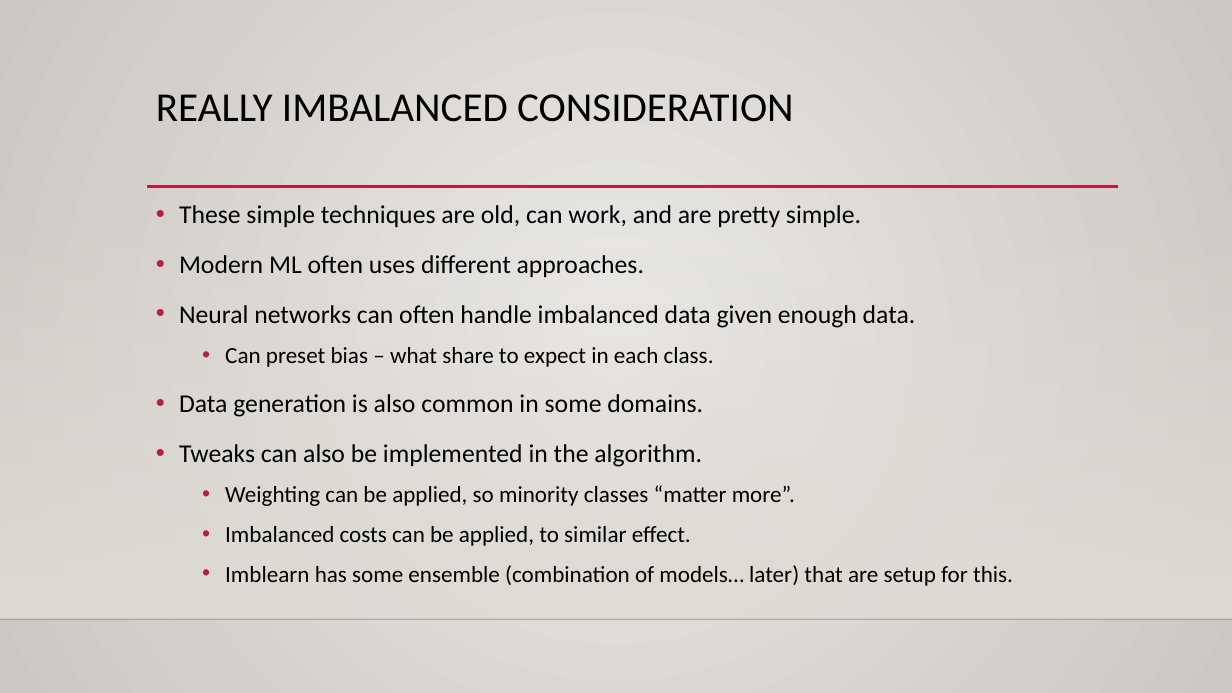
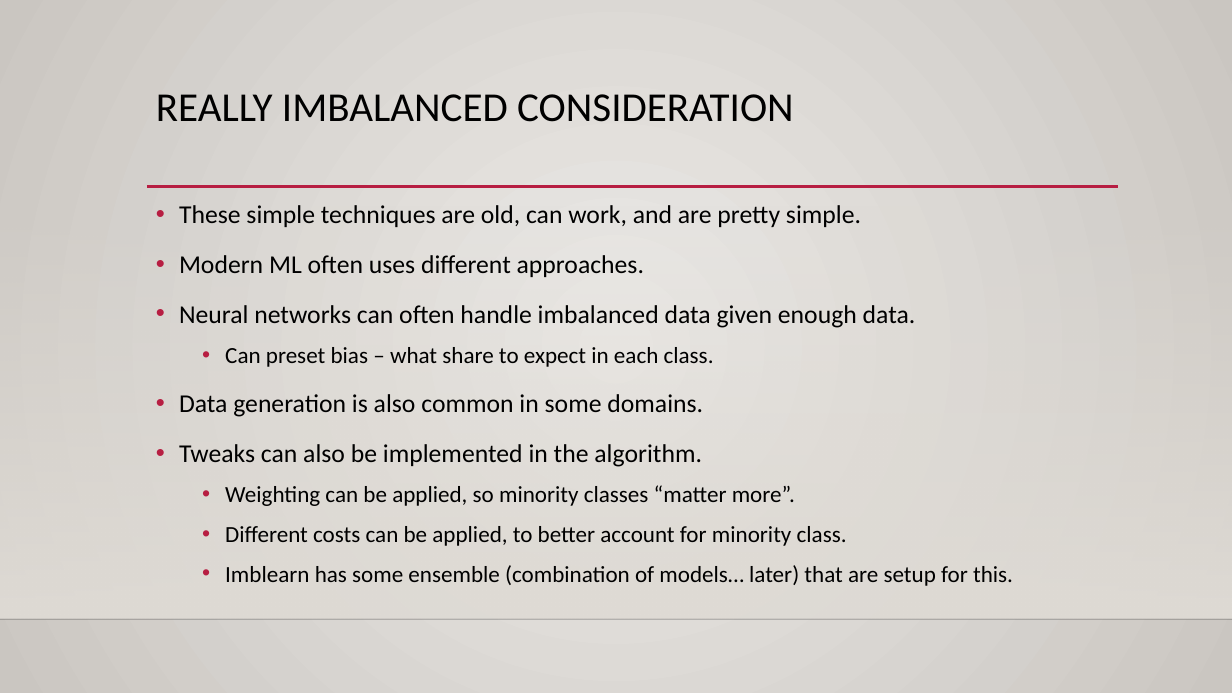
Before and after one commit to AkeemSemperDataScience/Basic_Stats_in_Python_Student_Repository, a slide deck: slide 60 of reference_material/slides/024_log_reg_2.pptx (slide 58 before the commit). Drawn at 1232x693 pixels with LibreOffice and Linux fonts; fonts in the diff are those of the drawing; background and template pictures are left out. Boxes give left, top, right and bottom in pixels: in the first picture for what was removed or moved away, otherwise in the second. Text is boxed around its words. In the diff, an @@ line names an element or a change of style, - is before the commit and + after.

```diff
--- a/reference_material/slides/024_log_reg_2.pptx
+++ b/reference_material/slides/024_log_reg_2.pptx
@@ text at [225, 526, 847, 546]: text changed @@
-  • Imbalanced costs can be applied, to similar effect.
+  • Different costs can be applied, to better account for minority class.
```
Also in this commit, not shown: 2 slides added, 3 other files.
